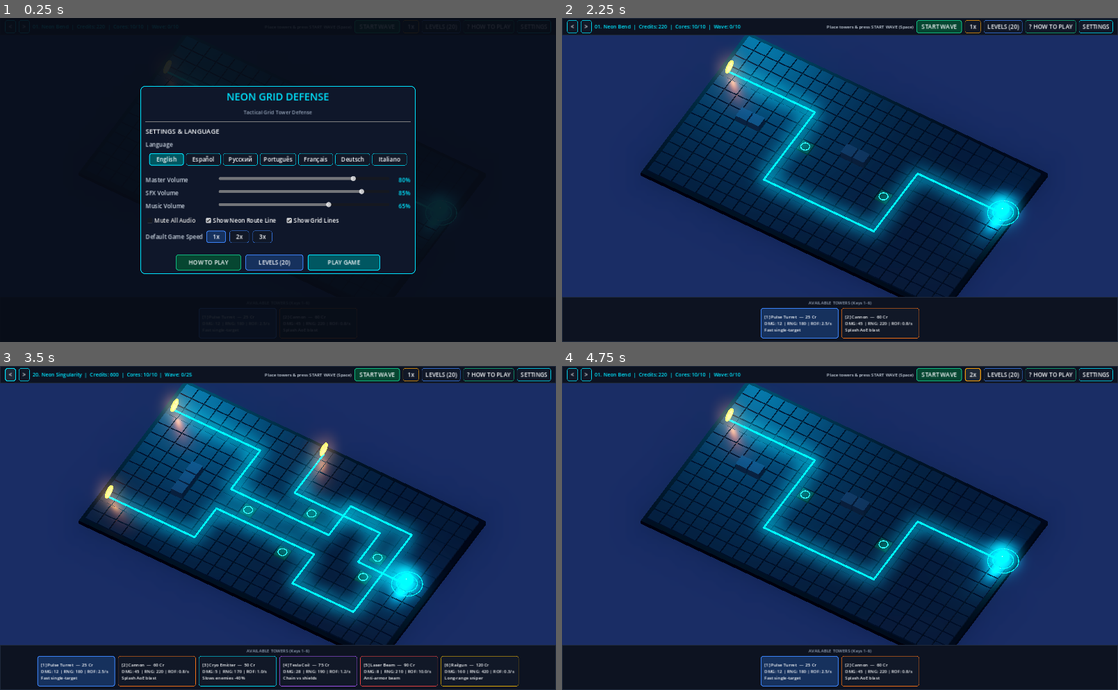
Above: before the commit, frames 1-4 (two rows, left to right).
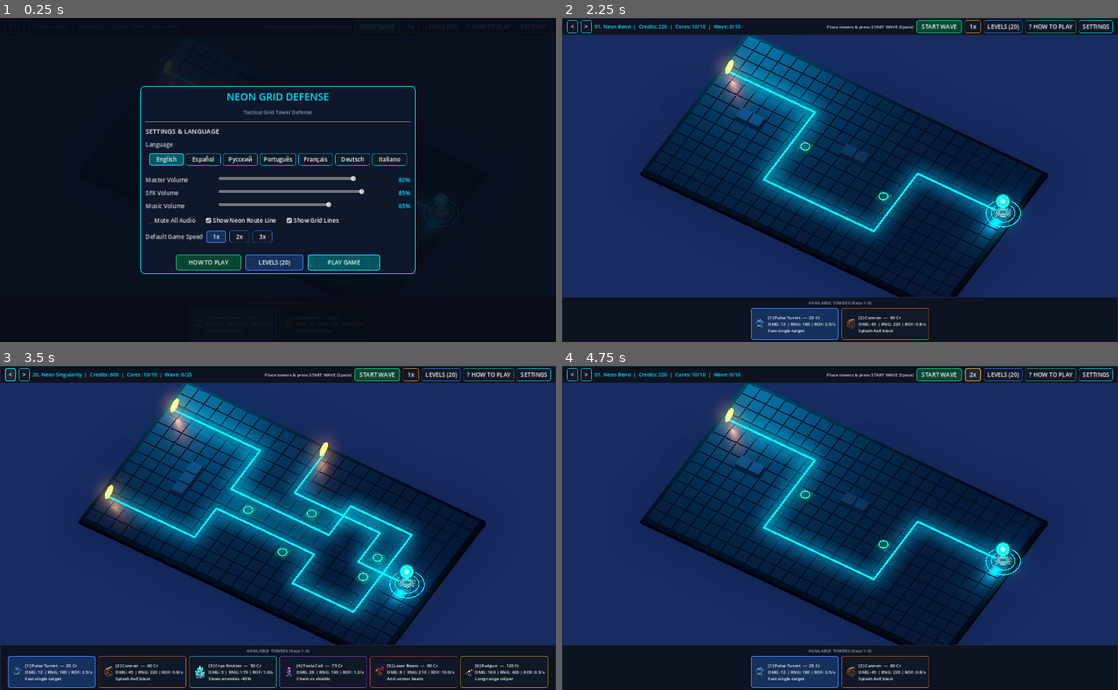
Above: after the commit, the same moments.

Repository: o1egkl/neon-grid-defense
Game: Godot game, scene res://scenes/main.tscn
Two runs of this game, one before a commit and one after it. Both use one fixed random seed, a clock stepped at 60 frames per second and the inputs below.
Inputs:
- Up to frame 1 (0.25 s): no input
- Up to frame 2 (2.25 s): click "START WAVE" at 0.5 s; click "START WAVE" at 1.25 s; click "PLAY GAME" at 2 s
- Up to frame 3 (3.5 s): click "<" at 2.75 s
- Up to frame 4 (4.75 s): click ">" at 3.5 s; click "1x" at 4.25 s

The runs differ from the first frame. In frame 1, less than 0.1% of the frame differs, in the area x 78-79%, y 62-63%; in frame 2, 1.8%; in frame 3, 4.0%, in the area x 0-100%, y 10-100%; in frame 4, 1.8%.

Commit message:
feat: integrate 14 high-detail 2.5D sprites on 3D board and tower shop icons

Diff:
--- a/scripts/grid_manager.gd
+++ b/scripts/grid_manager.gd
@@ -1,9 +1,9 @@
 extends Node3D
 
-## 3D Изометрический движок Neon Grid Defense (Godot 4.3 GL Compatibility):
-## - Загружает реальные 3D-модели (.glb) башен из res://assets/models/towers/ и врагов из res://assets/models/enemies/
-## - Сплошная неоновая 3D-трасса с закруглёнными поворотами (look_at_from_position, 0 ошибок в консоли)
-## - Оранжевые 3D-порталы спавна, светящееся Energy Core с вращающимися кольцами и Glow/Bloom
+## 2.5D/3D Изометрический движок Neon Grid Defense (Godot 4.3 GL Compatibility):
+## - Объёмная тёмно-металлическая 3D-доска с Glow/Bloom, оранжевыми 3D-порталами и неоновой трассой
+## - Детализированные 2.5D изометрические спрайты (Sprite3D) для всех 6 башен, 7 врагов и Energy Core
+## - Анимация отдачи башен при выстреле, зеркалирование по направлению цели/движения, 3D-лучи, молнии и урон
 
 signal tower_place_requested(cell: Vector2i, on_boost: bool)
 signal tower_remove_requested(cell: Vector2i, tower_id: String)
@@ -36,8 +36,10 @@
 var cores_remaining: int = 10
 
 var _enemy_catalog: Dictionary = {}
-var _tower_scenes: Dictionary = {} # id -> PackedScene
-var _enemy_scenes: Dictionary = {} # id -> PackedScene
+var _tower_textures: Dictionary = {} # id -> Texture2D
+var _enemy_textures: Dictionary = {} # id -> Texture2D
+var _core_texture: Texture2D = null
+
 var _cells: Dictionary = {}
 var _placed_towers: Dictionary = {}
 var _boost_set: Dictionary = {}
@@ -55,11 +57,10 @@
 var _hover_mat: StandardMaterial3D
 var _range_ring: MeshInstance3D
 var _range_mat: StandardMaterial3D
-var _core_sphere: MeshInstance3D
+var _core_sprite: Sprite3D
 var _core_ring_a: MeshInstance3D
 var _core_ring_b: MeshInstance3D
 var _core_light: OmniLight3D
-var _core_mat: StandardMaterial3D
 
 # Combat runtime
 var _waves_data: Array = []
@@ -79,7 +80,7 @@
 
 func _ready() -> void:
 	_load_enemy_catalog()
-	_preload_glb_models()
+	_preload_sprites()
 	_setup_environment_and_camera()
 	_setup_containers()
 	SettingsManager.settings_changed.connect(_on_settings_changed)
@@ -97,15 +98,17 @@
 			_enemy_catalog[str(e.get("id", ""))] = e
 
 
-func _preload_glb_models() -> void:
+func _preload_sprites() -> void:
 	for tid in ["pulse", "cannon", "cryo", "tesla", "laser", "railgun"]:
-		var p: String = "res://assets/models/towers/%s.glb" % tid
+		var p: String = "res://assets/sprites/towers/%s.png" % tid
 		if ResourceLoader.exists(p):
-			_tower_scenes[tid] = load(p)
+			_tower_textures[tid] = load(p)
 	for eid in ["swarm", "trooper", "armored", "shielded", "medic", "splitter", "drone"]:
-		var p: String = "res://assets/models/enemies/%s.glb" % eid
+		var p: String = "res://assets/sprites/enemies/%s.png" % eid
 		if ResourceLoader.exists(p):
-			_enemy_scenes[eid] = load(p)
+			_enemy_textures[eid] = load(p)
+	if ResourceLoader.exists("res://assets/sprites/core.png"):
+		_core_texture = load("res://assets/sprites/core.png")
 
 
 func _setup_environment_and_camera() -> void:
@@ -117,8 +120,8 @@
 	env.ambient_light_energy = 0.55
 	env.tonemap_mode = Environment.TONE_MAPPER_FILMIC
 	env.glow_enabled = true
-	env.glow_intensity = 0.90
-	env.glow_bloom = 0.30
+	env.glow_intensity = 0.85
+	env.glow_bloom = 0.25
 	env.glow_blend_mode = Environment.GLOW_BLEND_MODE_ADDITIVE
 
 	var we := WorldEnvironment.new()
@@ -188,7 +191,6 @@
 
 	var vp: Vector2 = get_viewport().get_visible_rect().size
 	var aspect: float = maxf(vp.x / maxf(vp.y, 1.0), 0.5)
-	# Размер подобран так, чтобы ВСЕ 4 угла сетки 24x14 целиком помещались между верхним HUD и нижним магазином
 	var base_size: float = 22.8
 	if aspect < 1.65:
 		base_size = 22.8 * (1.65 / aspect)
@@ -317,12 +319,11 @@
 	_clear_node_children(_towers_root)
 	_clear_node_children(_enemies_root)
 	_clear_node_children(_fx_root)
-	_core_sphere = null
+	_core_sprite = null
 	_core_ring_a = null
 	_core_ring_b = null
 	_core_light = null
 
-	# Тёмная подложка плиты поля
 	var base_plate := MeshInstance3D.new()
 	var plate_mesh := BoxMesh.new()
 	plate_mesh.size = Vector3(float(grid_size.x) + 0.6, 0.36, float(grid_size.y) + 0.6)
@@ -336,7 +337,7 @@
 	var road_mesh := BoxMesh.new()
 	road_mesh.size = Vector3(0.96, 0.09, 0.96)
 	var wall_mesh := BoxMesh.new()
-	wall_mesh.size = Vector3(0.88, 0.62, 0.88)
+	wall_mesh.size = Vector3(0.88, 0.58, 0.88)
 
 	var mat_empty := _make_mat(Color("#1A263A"), 0.0, 1.0, 0.62, 0.36)
 	var mat_road := _make_mat(Color("#0D1C2E"), 0.10, 1.0, 0.45, 0.45)
@@ -369,7 +370,7 @@
 				_board_root.add_child(tile)
 			CellType.WALL:
 				tile.mesh = wall_mesh
-				tile.position = Vector3(pos.x, 0.15, pos.z)
+				tile.position = Vector3(pos.x, 0.14, pos.z)
 				tile.material_override = mat_wall
 				_board_root.add_child(tile)
 			CellType.BOOST:
@@ -399,8 +400,8 @@
 func _build_spawn_portal(pos: Vector3, ring_mat: Material, core_mat: Material) -> void:
 	var gate := MeshInstance3D.new()
 	var gmesh := TorusMesh.new()
-	gmesh.inner_radius = 0.40
-	gmesh.outer_radius = 0.52
+	gmesh.inner_radius = 0.42
+	gmesh.outer_radius = 0.54
 	gmesh.rings = 24
 	gate.mesh = gmesh
 	gate.position = Vector3(pos.x, 0.56, pos.z)
@@ -410,8 +411,8 @@
 
 	var disc := MeshInstance3D.new()
 	var dmesh := CylinderMesh.new()
-	dmesh.top_radius = 0.40
-	dmesh.bottom_radius = 0.40
+	dmesh.top_radius = 0.42
+	dmesh.bottom_radius = 0.42
 	dmesh.height = 0.04
 	disc.mesh = dmesh
 	disc.position = Vector3(pos.x, 0.56, pos.z)
@@ -428,36 +429,31 @@
 
 
 func _build_energy_core(pos: Vector3) -> void:
-	_core_mat = _make_mat(Color("#00E5FF"), 3.4, 1.0, 0.1, 0.12)
-	_core_sphere = MeshInstance3D.new()
-	var smesh := SphereMesh.new()
-	smesh.radius = 0.46
-	smesh.height = 0.92
-	_core_sphere.mesh = smesh
-	_core_sphere.position = Vector3(pos.x, 0.60, pos.z)
-	_core_sphere.material_override = _core_mat
-	_board_root.add_child(_core_sphere)
-
 	var ring_mat := _make_mat(Color("#00E5FF"), 2.6, 0.88, 0.1, 0.2)
 	_core_ring_a = MeshInstance3D.new()
 	var r1 := TorusMesh.new()
-	r1.inner_radius = 0.70
-	r1.outer_radius = 0.76
+	r1.inner_radius = 0.80
+	r1.outer_radius = 0.86
 	r1.rings = 32
 	_core_ring_a.mesh = r1
-	_core_ring_a.position = Vector3(pos.x, 0.14, pos.z)
+	_core_ring_a.position = Vector3(pos.x, 0.08, pos.z)
 	_core_ring_a.material_override = ring_mat
 	_board_root.add_child(_core_ring_a)
 
 	_core_ring_b = MeshInstance3D.new()
 	var r2 := TorusMesh.new()
-	r2.inner_radius = 1.06
-	r2.outer_radius = 1.12
+	r2.inner_radius = 1.18
+	r2.outer_radius = 1.24
 	r2.rings = 36
 	_core_ring_b.mesh = r2
-	_core_ring_b.position = Vector3(pos.x, 0.08, pos.z)
+	_core_ring_b.position = Vector3(pos.x, 0.04, pos.z)
 	_core_ring_b.material_override = ring_mat
 	_board_root.add_child(_core_ring_b)
+
+	if _core_texture:
+		_core_sprite = _make_billboard_sprite(_core_texture, 0.0085)
+		_core_sprite.position = Vector3(pos.x, 0.95, pos.z)
+		_board_root.add_child(_core_sprite)
 
 	_core_light = OmniLight3D.new()
 	_core_light.light_color = Color("#00E5FF")
@@ -465,6 +461,18 @@
 	_core_light.omni_range = 7.0
 	_core_light.position = Vector3(pos.x, 1.35, pos.z)
 	_board_root.add_child(_core_light)
+
+
+func _make_billboard_sprite(tex: Texture2D, px_size: float = 0.0062) -> Sprite3D:
+	var sp := Sprite3D.new()
+	sp.texture = tex
+	sp.pixel_size = px_size
+	sp.billboard = BaseMaterial3D.BILLBOARD_ENABLED
+	sp.transparent = true
+	sp.shaded = false
+	sp.alpha_cut = SpriteBase3D.ALPHA_CUT_DISABLED
+	sp.texture_filter = BaseMaterial3D.TEXTURE_FILTER_LINEAR_WITH_MIPMAPS
+	return sp
 
 
 func _build_3d_routes() -> void:
@@ -513,9 +521,7 @@
 	if hit == null:
 		return Vector2i(-1, -1)
 	var p: Vector3 = hit
-	var cx: int = floori(p.x / TILE_SIZE)
-	var cy: int = floori(p.z / TILE_SIZE)
-	return Vector2i(cx, cy)
+	return Vector2i(floori(p.x / TILE_SIZE), floori(p.z / TILE_SIZE))
 
 
 func _unhandled_input(event: InputEvent) -> void:
@@ -597,25 +603,19 @@
 	var root_node := Node3D.new()
 	root_node.position = cell_to_world_3d(cell)
 
-	var model_holder := Node3D.new()
-	root_node.add_child(model_holder)
-	if _tower_scenes.has(tid):
-		var inst: Node = (_tower_scenes[tid] as PackedScene).instantiate()
-		model_holder.add_child(inst)
-	else:
-		var fb := MeshInstance3D.new()
-		var bm := BoxMesh.new()
-		bm.size = Vector3(0.6, 0.6, 0.6)
-		fb.mesh = bm
-		fb.position.y = 0.3
-		model_holder.add_child(fb)
+	var sp: Sprite3D = null
+	if _tower_textures.has(tid):
+		sp = _make_billboard_sprite(_tower_textures[tid], 0.0064)
+		sp.position = Vector3(0.0, 0.72, 0.0)
+		root_node.add_child(sp)
 
 	_towers_root.add_child(root_node)
 
 	var runtime_cfg: Dictionary = tower_cfg.duplicate()
 	runtime_cfg["cooldown"] = 0.0
+	runtime_cfg["recoil"] = 0.0
 	runtime_cfg["node"] = root_node
-	runtime_cfg["head"] = model_holder
+	runtime_cfg["sprite"] = sp
 	_placed_towers[cell] = runtime_cfg
 	_can_place_hover = false
 	_update_hover_visuals()
@@ -674,8 +674,8 @@
 
 func _process(delta: float) -> void:
 	_anim_time += delta
-	if is_instance_valid(_core_sphere):
-		_core_sphere.position.y = 0.60 + sin(_anim_time * 2.6) * 0.08
+	if is_instance_valid(_core_sprite):
+		_core_sprite.position.y = 0.95 + sin(_anim_time * 2.5) * 0.07
 	if is_instance_valid(_core_ring_a):
 		_core_ring_a.rotation.y = _anim_time * 1.1
 	if is_instance_valid(_core_ring_b):
@@ -683,12 +683,11 @@
 
 	if _core_flash > 0.0:
 		_core_flash = maxf(0.0, _core_flash - delta * 2.5)
-		if _core_mat:
-			var c := Color("#FF3B5C") if _core_flash > 0.2 else Color("#00E5FF")
-			_core_mat.albedo_color = c
-			_core_mat.emission = c
-			if is_instance_valid(_core_light):
-				_core_light.light_color = c
+		var c := Color("#FF3B5C") if _core_flash > 0.2 else Color.WHITE
+		if is_instance_valid(_core_sprite):
+			_core_sprite.modulate = c
+		if is_instance_valid(_core_light):
+			_core_light.light_color = Color("#FF3B5C") if _core_flash > 0.2 else Color("#00E5FF")
 
 	var dt: float = delta * game_speed
 	if _wave_active and not _ended:
@@ -721,7 +720,7 @@
 	var max_shield: float = float(base.get("shield", 0)) * hp_mult
 	var elite: bool = bool(item.get("elite", false))
 
-	var visual: Dictionary = _build_enemy_3d_node(eid, elite, max_shield > 0.0)
+	var visual: Dictionary = _build_enemy_sprite_node(eid, elite)
 	var node: Node3D = visual["root"]
 	node.position = start_pos
 	_enemies_root.add_child(node)
@@ -732,47 +731,35 @@
 		"armor": float(base.get("armor", 0)), "speed": float(base.get("speed", 90)) * PX_TO_WORLD,
 		"bounty": int(base.get("bounty", 8)), "is_flying": is_flying, "elite": elite,
 		"slow_timer": 0.0, "slow_factor": 1.0, "medic_cd": 2.0, "shield_regen_cd": 0.0,
-		"node": node, "shield_mesh": visual["shield"], "hp_bar": visual["hp_bar"]
+		"node": node, "sprite": visual["sprite"], "hp_bar": visual["hp_bar"]
 	})
 
 
-func _build_enemy_3d_node(eid: String, elite: bool, has_shield: bool) -> Dictionary:
+func _build_enemy_sprite_node(eid: String, elite: bool) -> Dictionary:
 	var root := Node3D.new()
-	var sc: float = 1.28 if elite else 1.0
-
-	if _enemy_scenes.has(eid):
-		var inst: Node3D = (_enemy_scenes[eid] as PackedScene).instantiate()
-		inst.scale = Vector3(sc, sc, sc)
-		root.add_child(inst)
-	else:
-		var fb := MeshInstance3D.new()
-		var bm := BoxMesh.new()
-		bm.size = Vector3(0.4 * sc, 0.4 * sc, 0.4 * sc)
-		fb.mesh = bm
-		fb.position.y = 0.2 * sc
-		root.add_child(fb)
-
-	var shield_mesh: MeshInstance3D = null
-	if has_shield:
-		shield_mesh = MeshInstance3D.new()
-		var shm := SphereMesh.new()
-		shm.radius = 0.48 * sc
-		shm.height = 0.96 * sc
-		shield_mesh.mesh = shm
-		shield_mesh.position.y = 0.34 * sc
-		shield_mesh.material_override = _make_mat(Color("#38BDF8"), 1.6, 0.30, 0.1, 0.1)
-		root.add_child(shield_mesh)
+	var sc: float = 1.25 if elite else 1.0
+	var px: float = 0.0056 * sc
+	if eid == "swarm":
+		px = 0.0042 * sc
+	elif eid == "armored" or eid == "shielded":
+		px = 0.0066 * sc
+
+	var sp: Sprite3D = null
+	if _enemy_textures.has(eid):
+		sp = _make_billboard_sprite(_enemy_textures[eid], px)
+		sp.position = Vector3(0.0, 0.62 * sc, 0.0)
+		root.add_child(sp)
 
 	var hp_bar := MeshInstance3D.new()
 	var hbm := BoxMesh.new()
-	hbm.size = Vector3(0.62, 0.07, 0.07)
+	hbm.size = Vector3(0.68, 0.07, 0.07)
 	hp_bar.mesh = hbm
-	hp_bar.position = Vector3(0.0, 0.78 * sc, 0.0)
+	hp_bar.position = Vector3(0.0, 1.25 * sc, 0.0)
 	hp_bar.material_override = _make_mat(Color("#22C55E"), 1.8, 1.0, 0.0, 0.5)
 	hp_bar.visible = false
 	root.add_child(hp_bar)
 
-	return {"root": root, "shield": shield_mesh, "hp_bar": hp_bar}
+	return {"root": root, "sprite": sp, "hp_bar": hp_bar}
 
 
 func _process_enemies(dt: float) -> void:
@@ -780,18 +767,20 @@
 	var i: int = _enemies.size() - 1
 	while i >= 0:
 		var e: Dictionary = _enemies[i]
+		var sp: Sprite3D = e["sprite"]
 		if float(e["slow_timer"]) > 0.0:
 			e["slow_timer"] = float(e["slow_timer"]) - dt
 			if float(e["slow_timer"]) <= 0.0:
 				e["slow_factor"] = 1.0
+			if is_instance_valid(sp):
+				sp.modulate = Color("#7DD3FC")
+		elif is_instance_valid(sp):
+			sp.modulate = Color.WHITE
 
 		if float(e["max_shield"]) > 0.0:
 			e["shield_regen_cd"] = maxf(0.0, float(e["shield_regen_cd"]) - dt)
 			if float(e["shield_regen_cd"]) <= 0.0 and float(e["shield"]) < float(e["max_shield"]):
 				e["shield"] = minf(float(e["max_shield"]), float(e["shield"]) + float(e["max_shield"]) * 0.12 * dt)
-			var sm: MeshInstance3D = e["shield_mesh"]
-			if is_instance_valid(sm):
-				sm.visible = float(e["shield"]) > 0.5
 
 		if str(e["id"]) == "medic":
 			e["medic_cd"] = float(e["medic_cd"]) - dt
@@ -837,12 +826,13 @@
 		e["pos"] = cur_pos
 		var node: Node3D = e["node"]
 		if is_instance_valid(node):
-			var flat_t := Vector3(target_pos.x, cur_pos.y, target_pos.z)
-			if cur_pos.distance_to(flat_t) > 0.05:
-				node.look_at_from_position(cur_pos, flat_t, Vector3.UP)
-				node.rotate_y(PI)
-			else:
-				node.position = cur_pos
+			node.position = cur_pos
+			if bool(e["is_flying"]):
+				node.position.y = 1.15 + sin(_anim_time * 4.0 + float(i)) * 0.10
+		if is_instance_valid(sp):
+			var move_dx: float = target_pos.x - cur_pos.x
+			if absf(move_dx) > 0.05:
+				sp.flip_h = move_dx < 0.0
 
 		if reached_core:
 			if is_instance_valid(node):
@@ -863,16 +853,18 @@
 func _process_towers(dt: float) -> void:
 	for cell: Vector2i in _placed_towers:
 		var t: Dictionary = _placed_towers[cell]
-		var tid: String = str(t.get("id", "pulse"))
-		var head: Node3D = t.get("head", null)
-		if tid == "cryo" and is_instance_valid(head):
-			head.rotation.y += dt * 1.4
+		var sp: Sprite3D = t.get("sprite", null)
+		if float(t["recoil"]) > 0.0:
+			t["recoil"] = maxf(0.0, float(t["recoil"]) - dt * 5.0)
+			if is_instance_valid(sp):
+				var s: float = 1.0 + float(t["recoil"]) * 0.14
+				sp.scale = Vector3(s, s, s)
 
 		t["cooldown"] = maxf(0.0, float(t["cooldown"]) - dt)
 		if float(t["cooldown"]) > 0.0:
 			continue
 
-		var t_pos: Vector3 = cell_to_world_3d(cell) + Vector3(0.0, 0.48, 0.0)
+		var t_pos: Vector3 = cell_to_world_3d(cell) + Vector3(0.0, 0.55, 0.0)
 		var rng: float = float(t.get("range", 180.0)) * PX_TO_WORLD
 		var target_idx: int = _find_target_index(t_pos, rng)
 		if target_idx < 0:
@@ -880,15 +872,14 @@
 
 		var fire_rate: float = maxf(0.1, float(t.get("fire_rate", 1.0)))
 		t["cooldown"] = 1.0 / fire_rate
+		t["recoil"] = 1.0
 		var dmg: float = float(t.get("damage", 12.0)) * (1.2 if _boost_set.has(cell) else 1.0)
+		var tid: String = str(t.get("id", "pulse"))
 		var target: Dictionary = _enemies[target_idx]
 		var e_pos: Vector3 = target["pos"]
 
-		if is_instance_valid(head) and tid != "cryo" and tid != "tesla":
-			var look_p := Vector3(e_pos.x, head.global_position.y, e_pos.z)
-			if head.global_position.distance_to(look_p) > 0.05:
-				head.look_at(look_p, Vector3.UP)
-				head.rotate_y(PI)
+		if is_instance_valid(sp) and tid != "cryo" and tid != "tesla":
+			sp.flip_h = (e_pos.x < t_pos.x)
 
 		_fire_tower(tid, t, t_pos, target_idx, dmg)
 
@@ -909,7 +900,7 @@
 
 func _fire_tower(tid: String, cfg: Dictionary, origin: Vector3, target_idx: int, dmg: float) -> void:
 	var target: Dictionary = _enemies[target_idx]
-	var t_pos: Vector3 = (target["pos"] as Vector3) + Vector3(0.0, 0.30, 0.0)
+	var t_pos: Vector3 = (target["pos"] as Vector3) + Vector3(0.0, 0.35, 0.0)
 	var col := Color(str(cfg.get("color", "#00E5FF")))
 
 	match tid:
@@ -938,7 +929,7 @@
 			var max_chains: int = int(cfg.get("chain_count", 3))
 			var hit_indices: Array[int] = [target_idx]
 			var last_pos: Vector3 = t_pos
-			_spawn_beam_vfx(origin + Vector3(0.0, 0.52, 0.0), t_pos, 0.08, col, 0.16)
+			_spawn_beam_vfx(origin + Vector3(0.0, 0.55, 0.0), t_pos, 0.08, col, 0.16)
 			for _c in range(max_chains - 1):
 				var next_i: int = -1
 				var best_d: float = 3.2
@@ -951,7 +942,7 @@
 						next_i = j
 				if next_i >= 0:
 					hit_indices.append(next_i)
-					var next_pos: Vector3 = (_enemies[next_i]["pos"] as Vector3) + Vector3(0.0, 0.30, 0.0)
+					var next_pos: Vector3 = (_enemies[next_i]["pos"] as Vector3) + Vector3(0.0, 0.35, 0.0)
 					_spawn_beam_vfx(last_pos, next_pos, 0.07, col, 0.16)
 					last_pos = next_pos
 				else:
@@ -1017,7 +1008,7 @@
 	lbl.billboard = BaseMaterial3D.BILLBOARD_ENABLED
 	lbl.modulate = col
 	lbl.outline_size = 4
-	lbl.position = pos + Vector3(0.0, 0.85, 0.0)
+	lbl.position = pos + Vector3(0.0, 1.15, 0.0)
 	_fx_root.add_child(lbl)
 	_float_texts.append({"node": lbl, "ttl": 0.55})
 
@@ -1116,7 +1107,7 @@
 		if eid == "splitter":
 			for off_x in [-0.25, 0.25]:
 				var sw: Dictionary = _enemy_catalog.get("swarm", {"hp": 35, "speed": 140, "bounty": 4})
-				var vis: Dictionary = _build_enemy_3d_node("swarm", false, false)
+				var vis: Dictionary = _build_enemy_sprite_node("swarm", false)
 				var snode: Node3D = vis["root"]
 				var spos: Vector3 = death_pos + Vector3(off_x, 0.0, 0.0)
 				snode.position = spos
@@ -1128,7 +1119,7 @@
 					"speed": float(sw.get("speed", 140)) * PX_TO_WORLD,
 					"bounty": int(sw.get("bounty", 4)), "is_flying": false, "elite": false,
 					"slow_timer": 0.0, "slow_factor": 1.0, "medic_cd": 99.0, "shield_regen_cd": 0.0,
-					"node": snode, "shield_mesh": null, "hp_bar": vis["hp_bar"]
+					"node": snode, "sprite": vis["sprite"], "hp_bar": vis["hp_bar"]
 				})
 
 
--- a/scripts/ui_controller.gd
+++ b/scripts/ui_controller.gd
@@ -392,7 +392,12 @@
 		var is_sel: bool = (tid == _selected_tower_id)
 
 		var btn := Button.new()
-		btn.custom_minimum_size = Vector2(215, 84)
+		btn.custom_minimum_size = Vector2(242, 88)
+		btn.expand_icon = true
+		var icon_path: String = "res://assets/sprites/towers/%s.png" % tid
+		if ResourceLoader.exists(icon_path):
+			btn.icon = load(icon_path)
+			btn.add_theme_constant_override("icon_max_width", 56)
 		btn.alignment = HORIZONTAL_ALIGNMENT_LEFT
 		btn.add_theme_font_size_override("font_size", 12)
 		btn.text = "[%d] %s  —  %d %s\n%s: %d | %s: %d | %s: %.1f/s\n%s" % [
Binary file added: assets/sprites/core.png
Binary file added: assets/sprites/enemies/armored.png
Binary file added: assets/sprites/enemies/drone.png
Binary file added: assets/sprites/enemies/medic.png
Binary file added: assets/sprites/enemies/shielded.png
Binary file added: assets/sprites/enemies/splitter.png
Binary file added: assets/sprites/enemies/swarm.png
Binary file added: assets/sprites/enemies/trooper.png
Binary file added: assets/sprites/towers/cannon.png
Binary file added: assets/sprites/towers/cryo.png
Binary file added: assets/sprites/towers/laser.png
Binary file added: assets/sprites/towers/pulse.png
(and 3 more such lines)
